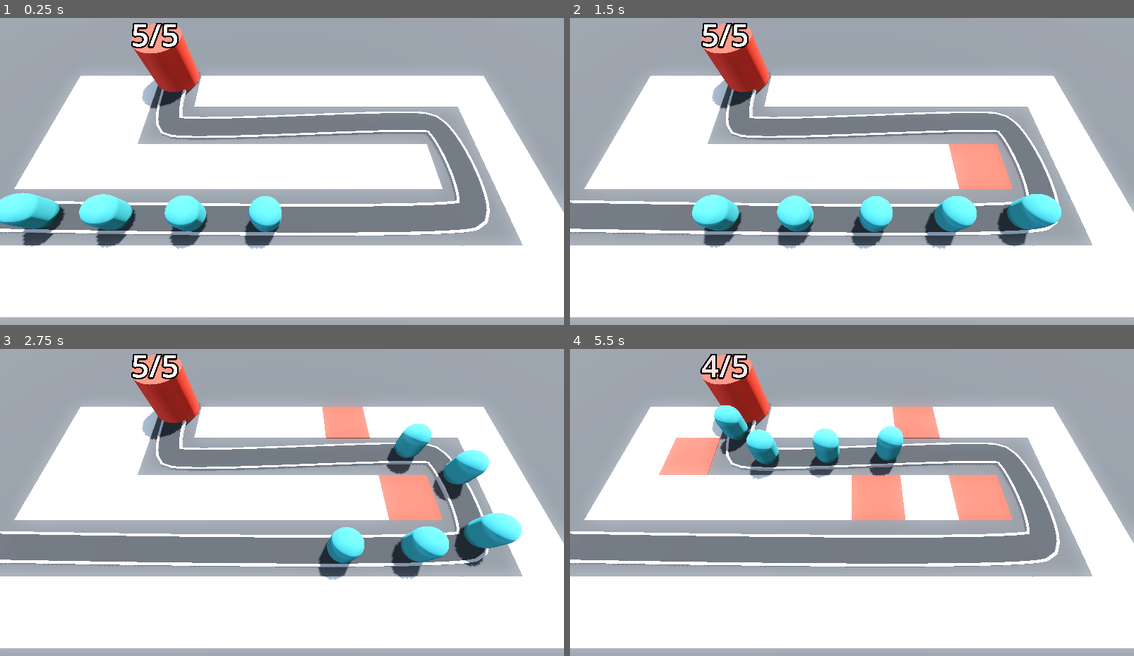
Above: before the commit, frames 1-4 (two rows, left to right).
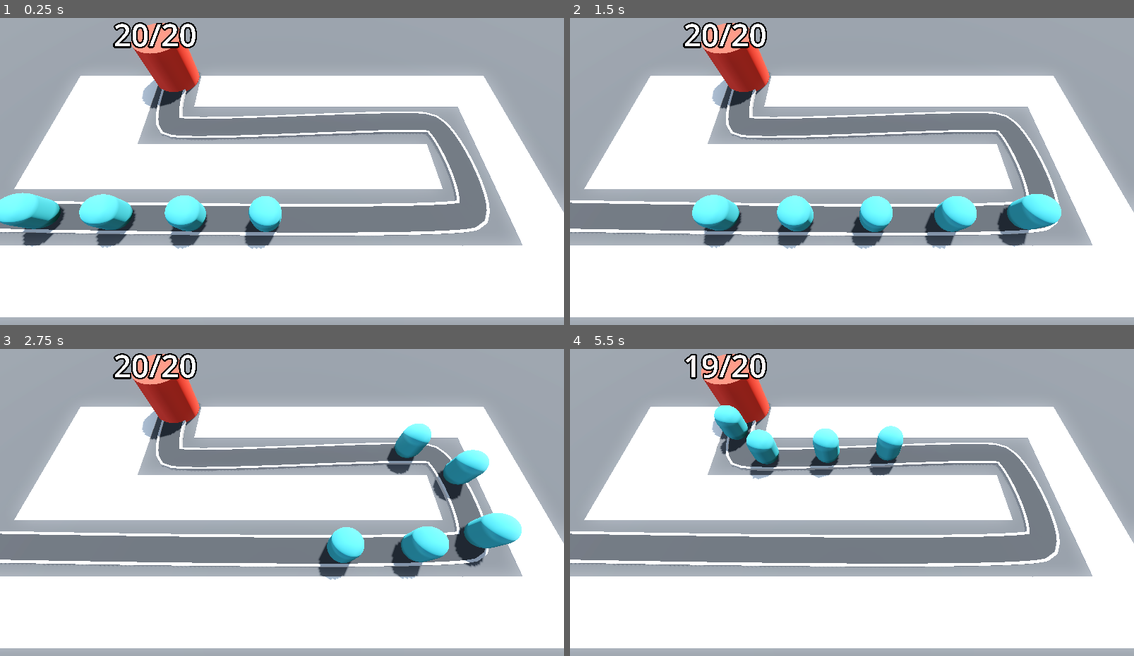
Above: after the commit, the same moments.

Repository: roomno17/Barbarian-Blaster
Game: Godot game, scene res://base_level.tscn
The game is run twice, just before and just after one commit, with the same random seed, the same clock (stepped at 60 frames per second) and the same inputs.
Inputs (mouse positions are in pixels of both pictures, inside the frame that each line leads up to):
- Up to frame 1 (0.25 s): no input
- Up to frame 2 (1.5 s): move the mouse to (976, 159) at 0.52 s; click (976, 159) at 0.6 s; move the mouse to (739, 189) at 1.27 s; click (739, 189) at 1.35 s
- Up to frame 3 (2.75 s): move the mouse to (338, 434) at 2.02 s; click (338, 434) at 2.1 s
- Up to frame 4 (5.5 s): move the mouse to (823, 566) at 2.77 s; click (823, 566) at 2.85 s; move the mouse to (1021, 551) at 3.52 s; click (1021, 551) at 3.6 s; move the mouse to (682, 456) at 4.27 s; click (682, 456) at 4.35 s; move the mouse to (880, 505) at 5.02 s; click (880, 505) at 5.1 s

The runs differ from the first frame. In frame 1, 0.7% of the frame differs, in the area x 20-35%, y 1-10%; in frame 2, 2.0%; in frame 3, 2.7%; in frame 4, 5.1%, in the area x 15-79%, y 1-56%.
Error after the commit: Parse Error: Too few arguments for "build_turret()" call. Expected at least 2 but received 1. (res://ray_picker_camera.gd:21)

Commit message:
turret work in progress

Diff:
--- a/Base/base.tscn
+++ b/Base/base.tscn
@@ -7,6 +7,7 @@
 
 [node name="Base" type="Node3D" groups=["base"]]
 script = ExtResource("1_u1x2a")
+max_health = 20
 
 [node name="CSGCylinder3D" type="CSGCylinder3D" parent="."]
 transform = Transform3D(1, 0, 0, 0, 1, 0, 0, 0, 1, 0, 2, 0)
--- a/base_level.tscn
+++ b/base_level.tscn
@@ -1,9 +1,11 @@
-[gd_scene load_steps=12 format=3 uid="uid://dtcnxxofouqf8"]
+[gd_scene load_steps=14 format=3 uid="uid://dtcnxxofouqf8"]
 
 [ext_resource type="PackedScene" uid="uid://br3qcltvc1sgb" path="res://ray_picker_camera.tscn" id="1_3o4py"]
 [ext_resource type="MeshLibrary" uid="uid://c0c3djgifhbb0" path="res://MeshLibraries/space_library.tres" id="1_bo3yr"]
 [ext_resource type="PackedScene" uid="uid://cedg4p1ktt00c" path="res://Enemy/enemy.tscn" id="2_5vx1e"]
 [ext_resource type="PackedScene" uid="uid://b6a3tfb71rtov" path="res://Base/base.tscn" id="3_eesb3"]
+[ext_resource type="Script" uid="uid://bon5dpar4wygo" path="res://turret_manager.gd" id="5_u2wky"]
+[ext_resource type="PackedScene" uid="uid://dmd8u0vtjxxcu" path="res://turret.tscn" id="6_2elnx"]
 
 [sub_resource type="ProceduralSkyMaterial" id="ProceduralSkyMaterial_4sal3"]
 sky_horizon_color = Color(0.66224277, 0.6717428, 0.6867428, 1)
@@ -48,9 +50,10 @@
 size = Vector3(100, 2, 100)
 material = SubResource("StandardMaterial3D_bo3yr")
 
-[node name="RayPickerCamera" parent="." node_paths=PackedStringArray("gridmap") instance=ExtResource("1_3o4py")]
+[node name="RayPickerCamera" parent="." node_paths=PackedStringArray("gridmap", "turret_manager") instance=ExtResource("1_3o4py")]
 transform = Transform3D(1, 0, 0, 0, 0.42261824, 0.9063078, 0, -0.9063078, 0.42261824, 0, 14.5, 9.5)
 gridmap = NodePath("../GridMap")
+turret_manager = NodePath("../TurretManager")
 
 [node name="GridMap" type="GridMap" parent="."]
 mesh_library = ExtResource("1_bo3yr")
@@ -110,18 +113,18 @@
 material = SubResource("StandardMaterial3D_eesb3")
 
 [node name="Enemy" parent="Path3D" instance=ExtResource("2_5vx1e")]
-transform = Transform3D(-0.022428686, 0.0016574268, -0.9997301, -1.1641339e-10, 0.99999714, 0.0016578183, 0.9997317, 3.7184e-05, -0.022428649, -23.528536, 0, 5.963485)
+transform = Transform3D(-0.022428673, 0.0016574268, -0.9997295, -1.1641332e-10, 0.99999714, 0.0016578173, 0.9997311, 3.7184e-05, -0.022428636, -23.528536, 0, 5.963485)
 
 [node name="Enemy2" parent="Path3D" instance=ExtResource("2_5vx1e")]
 transform = Transform3D(-0.018638236, 0.0016490336, -0.99980843, -6.2695044e-06, 0.99999714, 0.0016494122, 0.99981004, 3.7011596e-05, -0.018638195, -18.529716, -0.008263516, 6.064144)
 progress = 5.0
 
 [node name="Enemy3" parent="Path3D" instance=ExtResource("2_5vx1e")]
-transform = Transform3D(-0.015866848, 0.0016428962, -0.99985564, -1.0832559e-05, 0.9999966, 0.0016432502, 0.9998578, 3.6905352e-05, -0.015866794, -13.530392, -0.016495652, 6.1505027)
+transform = Transform3D(-0.015866848, 0.0016428953, -0.99985504, -1.0832559e-05, 0.999996, 0.0016432492, 0.9998578, 3.690533e-05, -0.015866784, -13.530392, -0.016495652, 6.1505027)
 progress = 10.0
 
 [node name="Enemy4" parent="Path3D" instance=ExtResource("2_5vx1e")]
-transform = Transform3D(-0.012613176, 0.0016356925, -0.9999025, -1.6167953e-05, 0.9999972, 0.0016360019, 0.9999035, 3.6802736e-05, -0.012613137, -8.530835, -0.024694737, 6.22201)
+transform = Transform3D(-0.012613169, 0.0016356925, -0.9999025, -1.6167942e-05, 0.9999972, 0.0016360019, 0.9999029, 3.6802736e-05, -0.012613137, -8.530835, -0.024694737, 6.22201)
 progress = 15.0
 
 [node name="Enemy5" parent="Path3D" instance=ExtResource("2_5vx1e")]
@@ -130,3 +133,8 @@
 
 [node name="Base" parent="." instance=ExtResource("3_eesb3")]
 transform = Transform3D(1, 0, 0, 0, 1, 0, 0, 0, 1, -10.17345, 0, -7.665709)
+
+[node name="TurretManager" type="Node3D" parent="." node_paths=PackedStringArray("enemy_path")]
+script = ExtResource("5_u2wky")
+turret = ExtResource("6_2elnx")
+enemy_path = NodePath("../Path3D")
--- /dev/null
+++ b/projectile.gd
@@ -0,0 +1,11 @@
+extends Area3D
+var direction = Vector3.FORWARD
+
+@export var speed = 30
+
+func _physics_process(delta: float) -> void:
+	position+=direction*speed*delta
+
+
+func _on_timer_timeout() -> void:
+	queue_free()
--- /dev/null
+++ b/projectile.tscn
@@ -0,0 +1,27 @@
+[gd_scene load_steps=5 format=3 uid="uid://cokuk7exxbp3b"]
+
+[ext_resource type="Script" uid="uid://dy2fuy6d8lcme" path="res://projectile.gd" id="1_a85iw"]
+
+[sub_resource type="SphereMesh" id="SphereMesh_akgne"]
+
+[sub_resource type="StandardMaterial3D" id="StandardMaterial3D_a85iw"]
+albedo_color = Color(0.015686275, 0, 0.6313726, 1)
+
+[sub_resource type="SphereShape3D" id="SphereShape3D_qxf0c"]
+
+[node name="Projectile" type="Area3D"]
+script = ExtResource("1_a85iw")
+
+[node name="MeshInstance3D" type="MeshInstance3D" parent="."]
+mesh = SubResource("SphereMesh_akgne")
+surface_material_override/0 = SubResource("StandardMaterial3D_a85iw")
+
+[node name="CollisionShape3D" type="CollisionShape3D" parent="."]
+shape = SubResource("SphereShape3D_qxf0c")
+
+[node name="Timer" type="Timer" parent="."]
+wait_time = 2.0
+one_shot = true
+autostart = true
+
+[connection signal="timeout" from="Timer" to="." method="_on_timer_timeout"]
--- a/ray_picker_camera.gd
+++ b/ray_picker_camera.gd
@@ -1,5 +1,6 @@
 extends Camera3D
 @export var gridmap : GridMap
+@export var turret_manager : TurretManager
 @onready var ray_cast_3d: RayCast3D = $RayCast3D
 
 func _process(delta: float) -> void:
@@ -16,6 +17,8 @@
 					Input.set_default_cursor_shape(Input.CURSOR_POINTING_HAND)
 					if Input.is_action_just_pressed("click"):
 						gridmap.set_cell_item(cell,1)
+						var tile_position = gridmap.map_to_local(cell)
+						turret_manager.build_turret(tile_position)
 				else:
 					Input.set_default_cursor_shape(Input.CURSOR_ARROW)
 	else:
--- /dev/null
+++ b/turret.gd
@@ -0,0 +1,11 @@
+extends Node3D
+var pro = preload("res://projectile.tscn")
+var path : Path3D
+
+func _physics_process(delta: float) -> void:
+	var enemy = path.get_children().back()
+	look_at(enemy.global_position)
+func _on_timer_timeout() -> void:
+	var new_projectile = pro.instantiate()
+	add_child(new_projectile)
+	new_projectile.global_position = position
--- a/turret.tscn
+++ b/turret.tscn
@@ -1,4 +1,6 @@
-[gd_scene load_steps=5 format=3 uid="uid://dmd8u0vtjxxcu"]
+[gd_scene load_steps=6 format=3 uid="uid://dmd8u0vtjxxcu"]
+
+[ext_resource type="Script" uid="uid://b2gkyx33b7b4j" path="res://turret.gd" id="1_3oylf"]
 
 [sub_resource type="CylinderMesh" id="CylinderMesh_8xk5y"]
 height = 1.0
@@ -15,6 +17,8 @@
 size = Vector3(0.34, 0.34, 1)
 
 [node name="Turret" type="Node3D"]
+transform = Transform3D(1, 0, 0, 0, 1, 0, 0, 0, 1, 0, 1, 0)
+script = ExtResource("1_3oylf")
 
 [node name="TurretBase" type="MeshInstance3D" parent="."]
 mesh = SubResource("CylinderMesh_8xk5y")
@@ -28,3 +32,8 @@
 transform = Transform3D(1, 0, 0, 0, 1, 0, 0, 0, 1, 0, 0.36230332, 0.8964834)
 mesh = SubResource("BoxMesh_3oylf")
 skeleton = NodePath("../..")
+
+[node name="Timer" type="Timer" parent="."]
+autostart = true
+
+[connection signal="timeout" from="Timer" to="." method="_on_timer_timeout"]
--- /dev/null
+++ b/turret_manager.gd
@@ -0,0 +1,10 @@
+extends Node3D
+class_name TurretManager
+@export var turret: PackedScene
+@export var enemy_path : Path3D
+func build_turret(v:Vector3,enemy_path):
+	var new_turret = turret.instantiate()
+	add_child(new_turret)
+	new_turret.global_position=v
+	new_turret.position.y+=.3
+	new_turret.path = enemy_path
Not shown, added: projectile.gd.uid
Not shown, added: turret.gd.uid
Not shown, added: turret_manager.gd.uid
